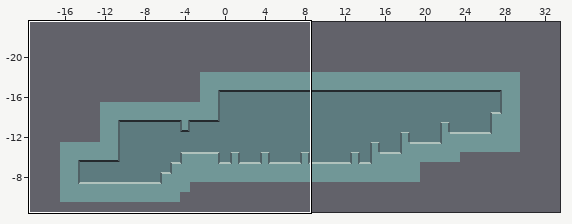
A Tiled map gets an edit: Assets/Maps/TestLevel.tmx. The picture above shows the old version from afar; the outline marks the close-up.
Close-up. Before the commit:
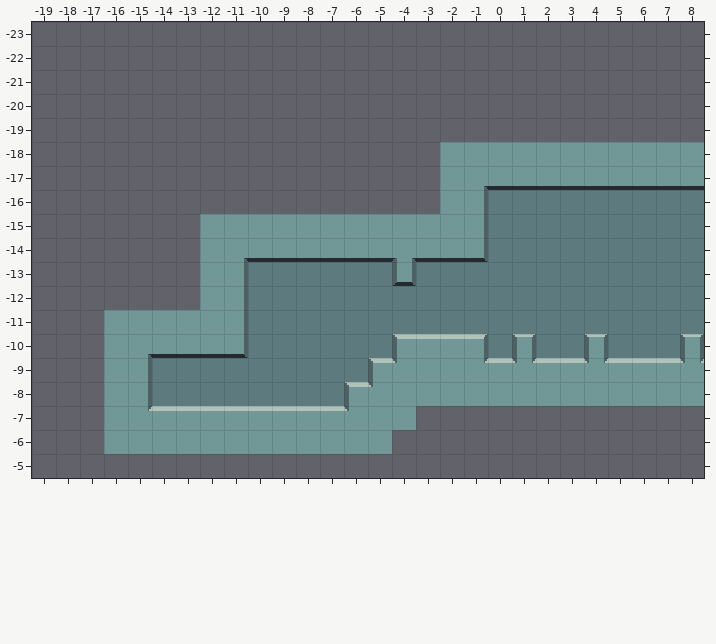
Cells are 16x16 px. Shown: x -19..8, y -23..-5. The commit also changed other parts of the map, which this record leaves out.
The same view after the edit:
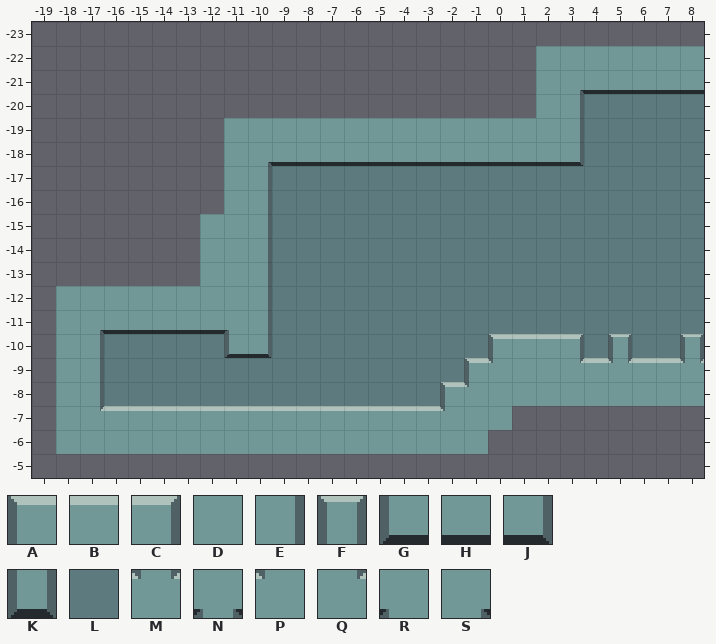
Key: from "TemplateTileset": A 2, B 3, C 4, D 9, E 10, F 12, G 13, H 14, J 15, K 18, L 21, M 25, N 26, P 32, Q 33, R 34, S 35.
_ is an empty cell.
Diff:
Layer "terrain":
Tile D gives way to tile A in row -8 at x -2.
Tile L gives way to tile A in row -10 at x 0.
Tile Q gives way to tile A in row -9 at x -1.
Tile D gives way to tile B in row -7 at x -16 and -5 to -4.
Tile F gives way to tile B in row -10 at x 1.
Tile L gives way to tile B in row -10 at x 2.
Tile M gives way to tile B in row -9 at x 4.
Tile P gives way to tile B in row -7 at x -6.
Tile Q gives way to tile B in row -7 at x -15.
The edit adds tile B in row -7 at x -3.
Tile L gives way to tile C in row -10 at x 3.
Tile B gives way to tile D in row -9 at x 2.
Tile E gives way to tile D in rows -13 to -12 at x -11.
Tile M gives way to tile D in row -9 at x 1.
Tile S gives way to tile D in row -14 at x -11.
The edit adds tile D in row -22 at x 2 to 8; in rows -21 to -20 at x 2; in row -19 at x -11 to 2; in rows -18 to -16 at x -11; in row -12 at x -18 to -13; in rows -11 to -8 at x -18.
The edit adds tile D in row -7 at x -18 and -1 to 0; in row -6 at x -18 to -17 and -4 to -1.
Tile D gives way to tile E in row -15 at x -10.
Tile H gives way to tile E in row -14 at x -10.
Tile L gives way to tile E in rows -13 to -11 at x -10.
The edit adds tile E in rows -20 to -19 at x 3; in rows -17 to -16 at x -10; in rows -10 to -8 at x -17.
Tile L gives way to tile F in row -10 at x 5.
Tile J gives way to tile G in row -10 at x -11.
Tile D gives way to tile H in row -18 at x -2 to 2; in row -11 at x -16 to -12.
The edit adds tile H in row -21 at x 4 to 8; in row -18 at x -9 to -3.
Tile D gives way to tile J in row -18 at x 3.
Tile L gives way to tile J in row -10 at x -10.
Tile A gives way to tile L in row -10 at x -4; in row -9 at x -5; in row -8 at x -6.
Tile B gives way to tile L in row -10 at x -3 to -2.
Tile C gives way to tile L in row -10 at x -1.
Tile D gives way to tile L in row -18 at x 4 to 8; in rows -17 to -16 at x -2; in row -15 at x -9 to -2; in row -10 at x -16; in row -9 at x -16 and -3 to -2; in row -8 at x -16 and -4 to -3.
Tile E gives way to tile L in rows -16 to -15 at x -1; in rows -9 to -8 at x -15.
Tile F gives way to tile L in row -10 at x 4.
Tile H gives way to tile L in row -17 at x 0 to 8; in row -14 at x -9 to -5 and -3 to -2; in row -10 at x -14 to -12.
Tile J gives way to tile L in row -14 at x -1.
Tile K gives way to tile L in row -13 at x -4.
Tile N gives way to tile L in row -14 at x -4.
Tile P gives way to tile L in row -9 at x -4; in row -8 at x -5.
Tile S gives way to tile L in row -17 at x -1; in row -10 at x -15.
The edit adds tile L in rows -20 to -19 at x 4 to 8; in rows -17 to -16 at x -9 to -3.
Tile B gives way to tile M in row -9 at x 5.
Tile B gives way to tile P in row -9 at x 0.
Tile D gives way to tile P in row -8 at x -1.
The edit adds tile P in row -7 at x -2.
Tile B gives way to tile Q in row -9 at x 3.
The edit adds tile Q in row -7 at x -17.
Tile E gives way to tile R in row -11 at x -11.
The edit adds tile S in row -21 at x 3; in row -18 at x -10; in row -11 at x -17.
